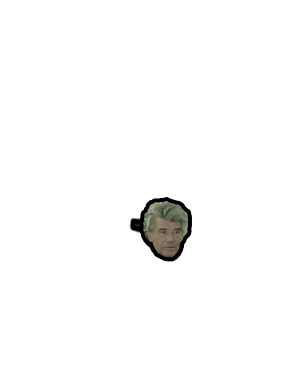
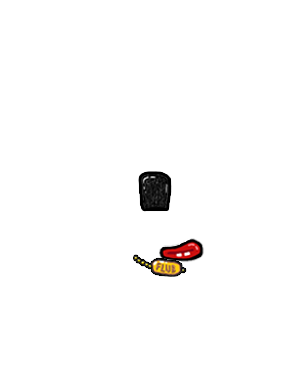
Before/after of a w=300, h=375 layered artwork. What changed in the layer stack:
added group "Flub" with 4 layers above "Jos" over [129, 171, 204, 277]
added layer "Layer 15" in group "Flub" over [141, 174, 169, 209]
added layer "Layer 16" in group "Flub" over [134, 255, 186, 276]
added layer "unknown" in group "Flub" over [158, 238, 204, 264]
hid group "Jos" (2 layers) over [129, 200, 188, 258]
